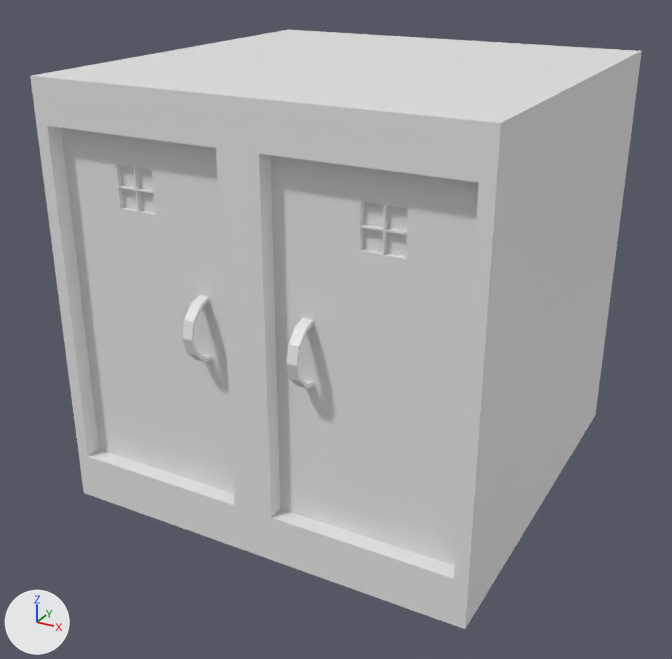
The Blender file Blend/Casa/HouseArmarioCozinha2.blend as it was, and as the next commit left it.
Camera for both pictures: a 50 mm lens placed at (2.11, -4.58, 2.77), pointed at (-0.05, -0.66, 0.81). Arrows for +X, +Y and +Z are at lower left; the lights stay in place.

In view in the first picture: 'HouseAmarioCozinha2-2'.
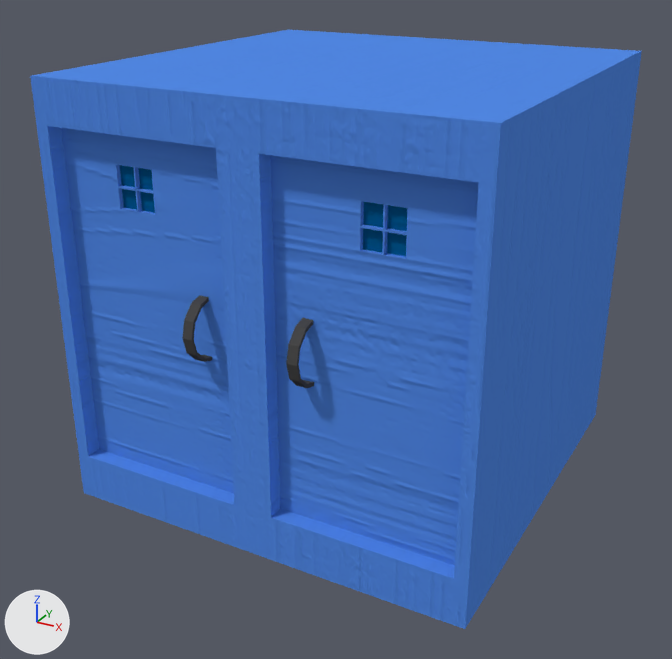
Boxes (x1, y1, x2, y2) around the edits, measured in the pictures (672 x 659 px):
```json
{"object": "HouseAmarioCozinha2-2", "change": "recoloured", "before": [30, 30, 642, 629], "after": [30, 30, 642, 629], "on screen": "grey to blue"}
```

Edits to the scene script, one JSON object a line:
```json
{"op": "add", "block": "img_normal_tga", "code": ["img_normal_tga = load_image('Normal.tga', '../../Textures/NormalHouseArmario1Cozinha2-1.png', 512, 512, 'Non-Color')"]}
{"op": "add", "block": "img_texhousearmariocozinha2_2", "code": ["img_texhousearmariocozinha2_2 = load_image('TexHouseArmarioCozinha2-2', '../../Textures/TexHouseArmarioCozinha2-2.png', 1024, 1024, 'sRGB')"]}
{"op": "add", "block": "mat_mathouseamariocozinha2_2", "code": ["mat_mathouseamariocozinha2_2 = bpy.data.materials.new('MatHouseAmarioCozinha2-2')", "# uses the picture img_normal_tga", "# uses the picture img_texhousearmariocozinha2_2"]}
{"block": "me_cube_003", "where": "me_cube_003.from_pydata(...)  # 350 vertices, 344 faces; spans x -1.08..1.08, y -1.62..0.6, z 0.0..2.15"}
{"op": "add", "block": "me_cube_003", "code": "me_cube_003.materials.append(mat_mathouseamariocozinha2_2)"}
```
